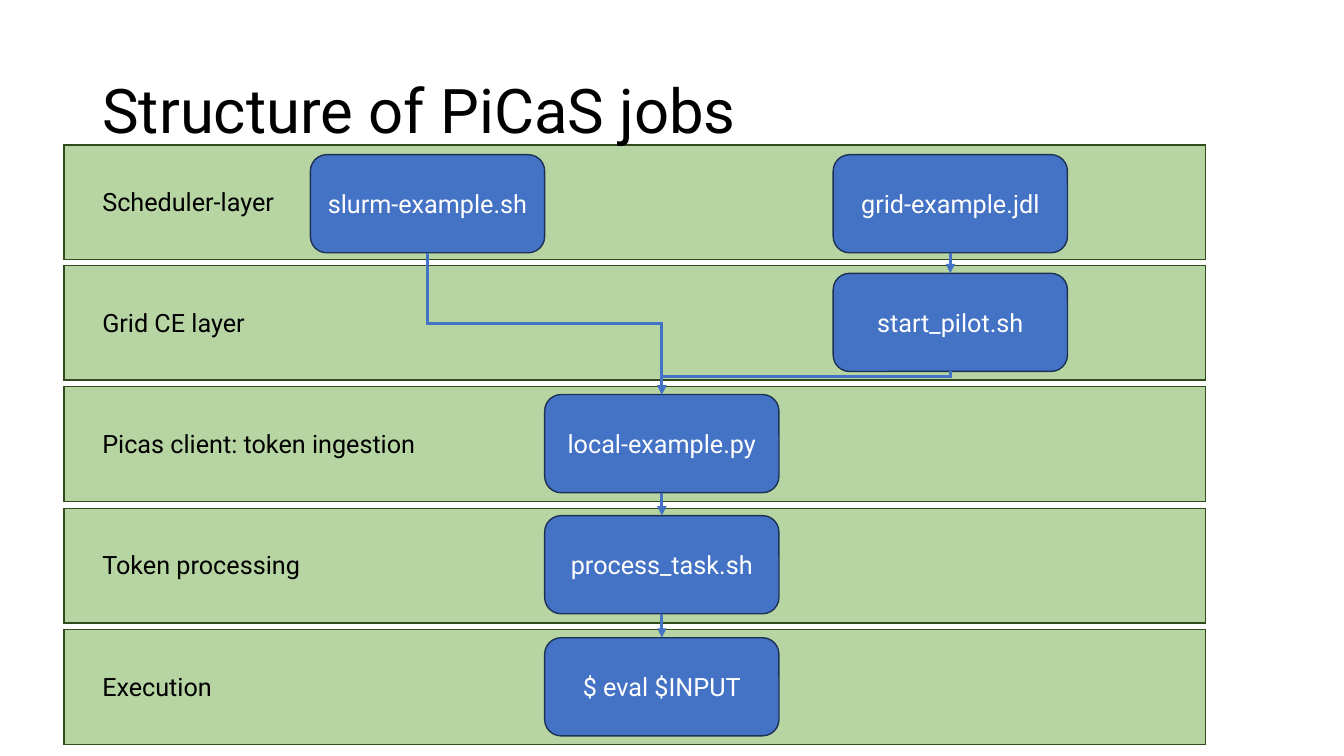
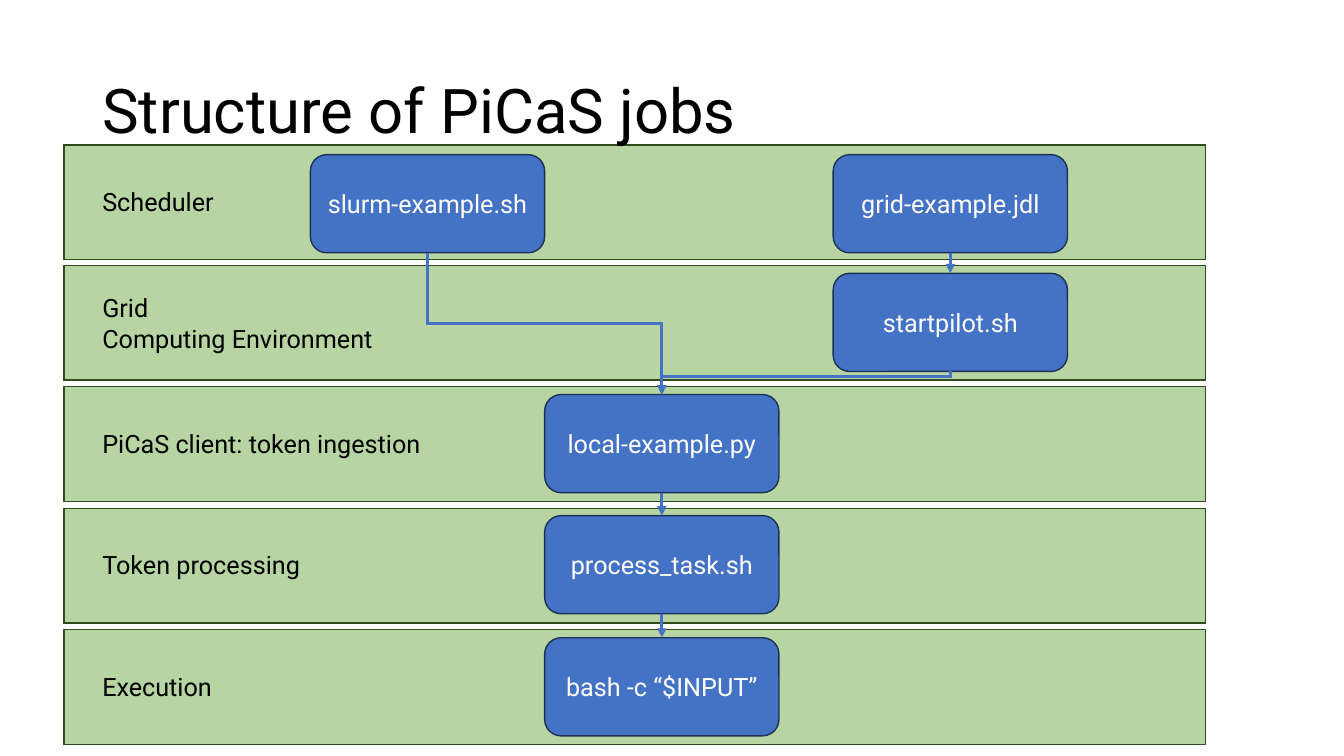
Before and after one commit to sara-nl/picasclient, a slide deck: slide 1 of docs/picas-layers.pptx. Drawn at 1344x756 pixels with LibreOffice and Linux fonts; fonts in the diff are those of the drawing. Boxes give left, top, right and bottom in pixels: in the first picture for what was removed or moved away, otherwise in the second. Text is boxed around its words. In the diff, an @@ line names an element or a change of style, - is before the commit and + after.

Commit message:
Update picas examples and token commands (#21)
* Update README.md

* Update examples

* Add delete and reset tokens instruction

* Update deleteTokens.py

* Added examples/resetTokens.py

* Add screenshot of views

* Update picas-layer.png

* Update local-example.py

* Increase max_token_time for long example

```diff
--- a/docs/picas-layers.pptx
+++ b/docs/picas-layers.pptx
@@ text at (102,192,213,212): text changed @@
-Scheduler-layer
+Scheduler
@@ text at (102,298,373,354): text changed @@
-Grid CE layer
+Grid
+Computing Environment
@@ text in rounded rectangle at (883,313,1018,337): text changed @@
-start_pilot.sh
+startpilot.sh
@@ text at (102,434,420,459): text changed @@
-Picas client: token ingestion
+PiCaS client: token ingestion
@@ text in rounded rectangle at (566,675,757,699): text changed @@
-$ eval $INPUT
+bash -c “$INPUT”
```
Also in this commit, not shown: 8 other files.
